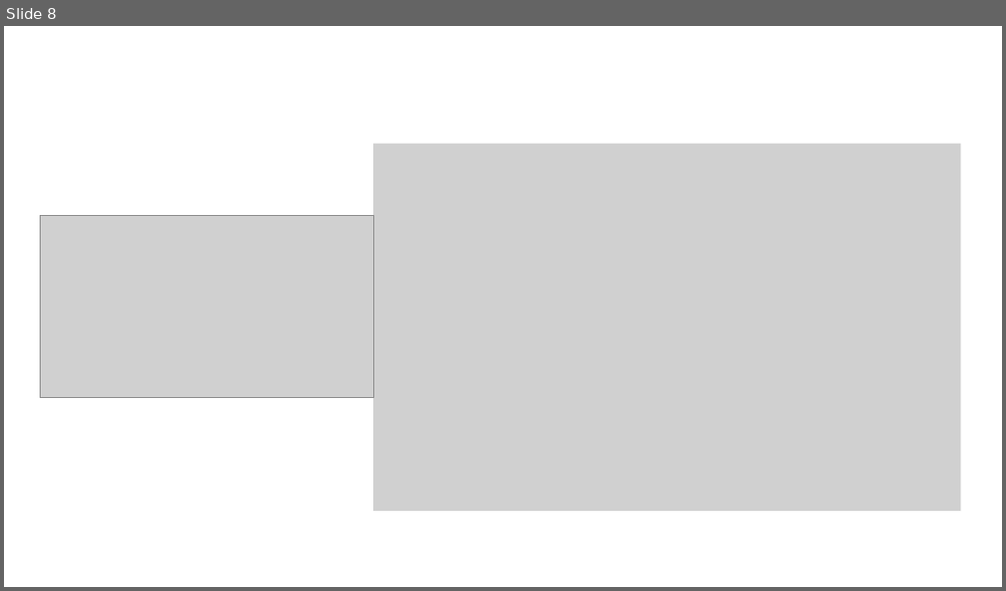
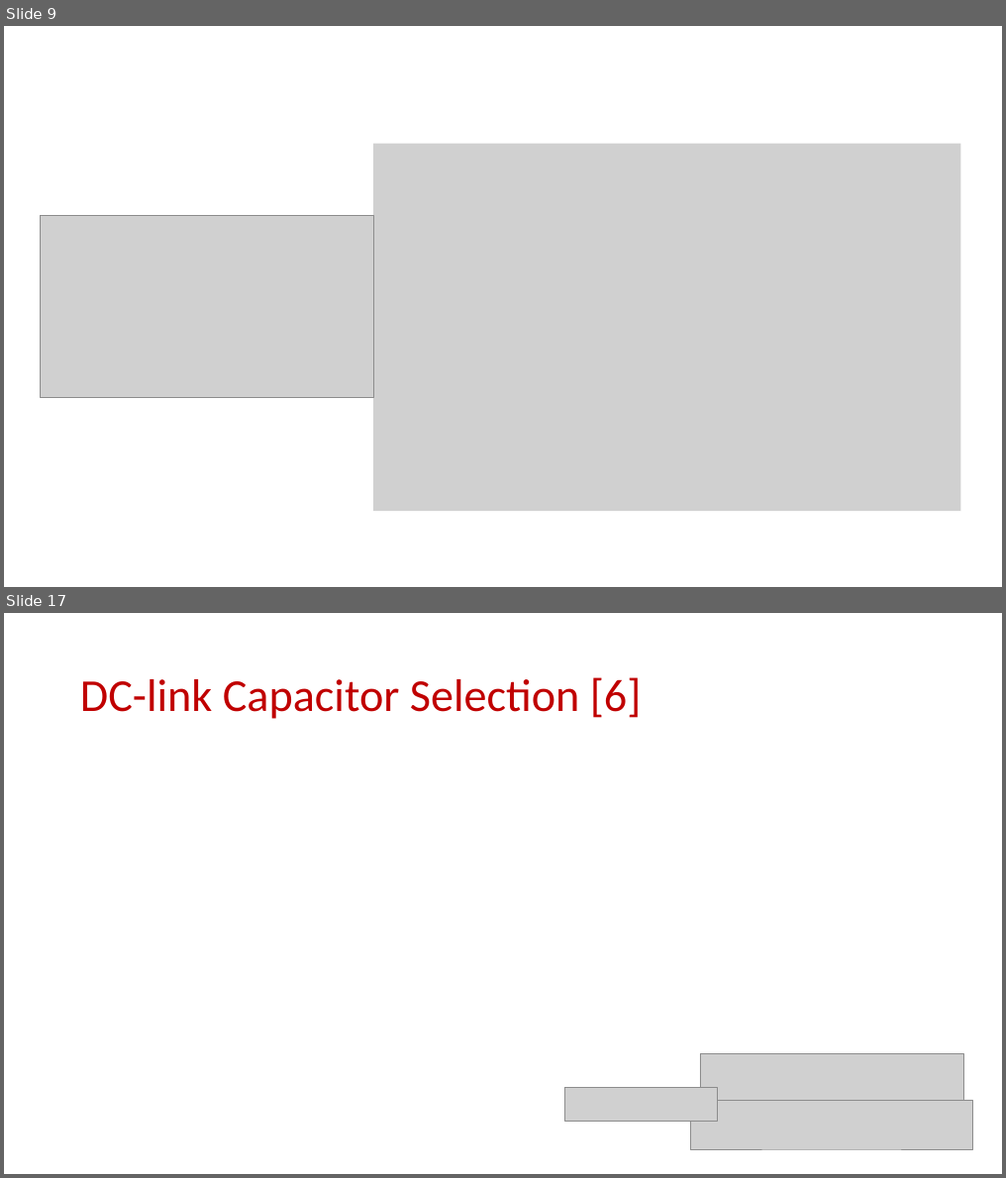
Before and after one commit to EnesAyaz/KTH, a slide deck: Weekly-Reports/InverterDesignConsideration.pptx. Shown one above the other, each under a label of ours: slide 8 before the commit, slides 9 and 17 after it; the slides between them are not shown. The pictures are 1006x591 and 1006x1178 pixels, drawn with LibreOffice and Linux fonts; fonts in the diff are those of the drawing; grey boxes stand for pictures. Boxes give left, top, right and bottom in pixels: in the first picture for what was removed or moved away, otherwise in the second. Text is boxed around its words. In the diff, an @@ line names an element or a change of style, - is before the commit and + after.

```diff
--- a/Weekly-Reports/InverterDesignConsideration.pptx
+++ b/Weekly-Reports/InverterDesignConsideration.pptx
@@ slide 17 added at (x1=4, y1=613, x2=1002, y2=1174), background #FFFFFF @@
@@ title added at (x1=80, y1=677, x2=642, y2=719), 44 pt, text #C00000 @@
+DC-link Capacitor Selection [6]
@@ picture added at (x1=700, y1=1054, x2=963, y2=1104) @@
@@ picture added at (x1=564, y1=1087, x2=718, y2=1121) @@
@@ picture added at (x1=690, y1=1100, x2=973, y2=1150) @@
@@ what was slide 8 is now slide 9 @@
```
Also in this commit, not shown: 5 slides changed, 12 other slides added, 2 slides removed, 2 other files.
